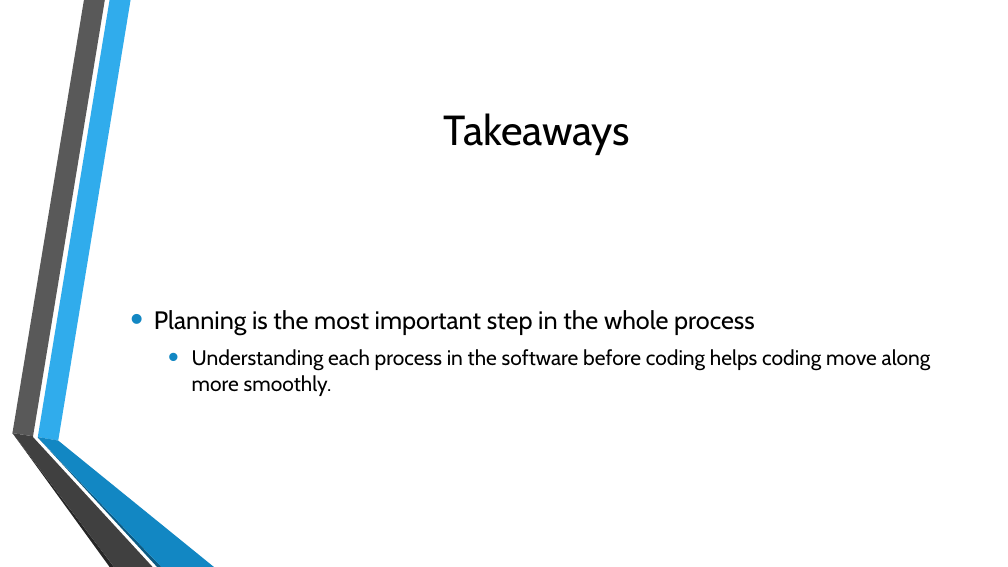
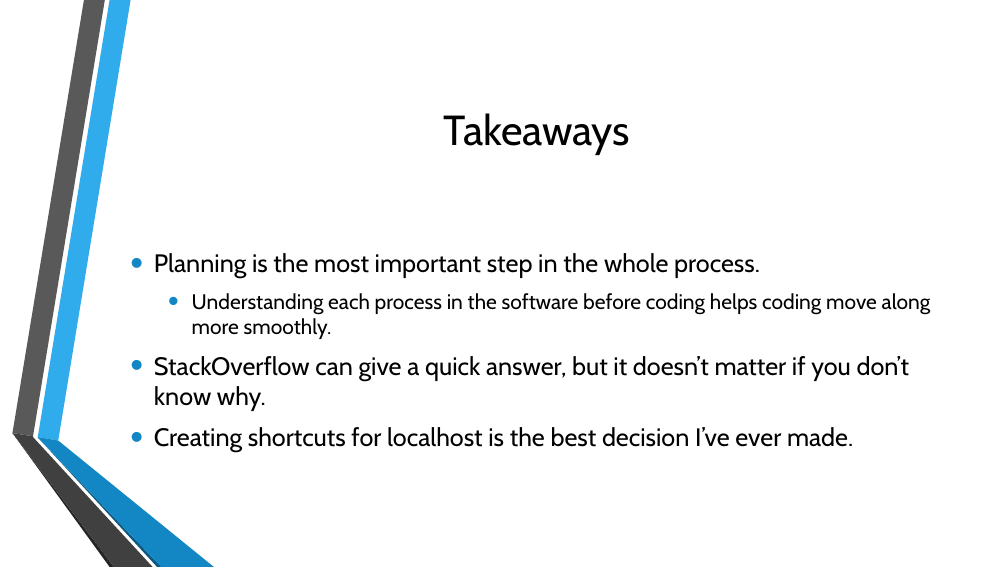
Before and after one commit to doominabox1/Card-Game, a slide deck: slide 6 of game_presentation.pptx. Drawn at 1008x567 pixels with LibreOffice and Linux fonts; fonts in the diff are those of the drawing; background and template pictures are left out. Boxes give left, top, right and bottom in pixels: in the first picture for what was removed or moved away, otherwise in the second. Text is boxed around its words. In the diff, an @@ line names an element or a change of style, - is before the commit and + after.

Commit message:
final presentation

```diff
--- a/game_presentation.pptx
+++ b/game_presentation.pptx
@@ text at (154,253,760,278): text changed @@
-• Planning is the most important step in the whole process
+• Planning is the most important step in the whole process.
@@ text at (154,356,910,453): paragraphs added @@
+• StackOverflow can give a quick answer, but it doesn’t matter if you don’t know why.
+• Creating shortcuts for localhost is the best decision I’ve ever made.
```
Also in this commit, not shown: 2 other slides changed.
